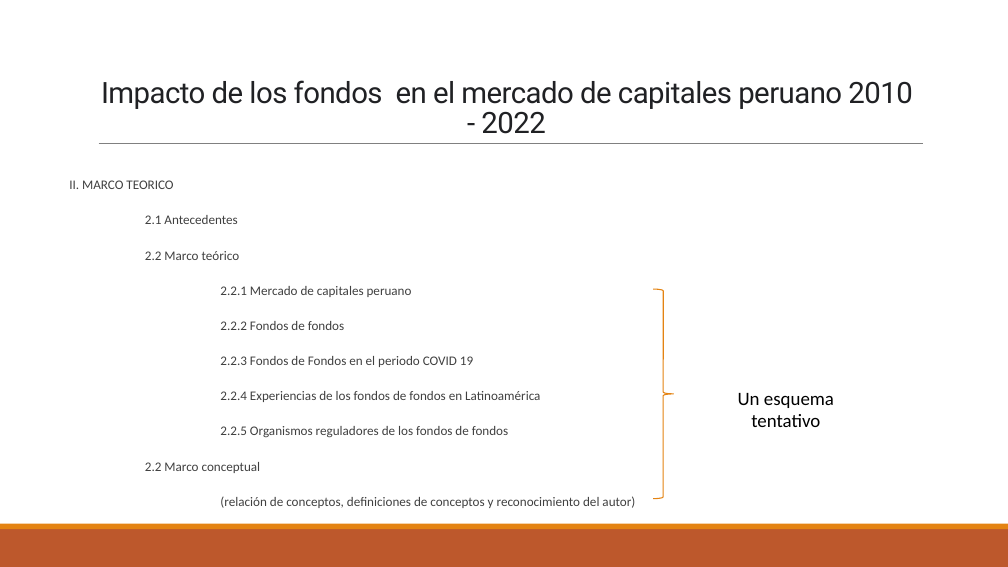
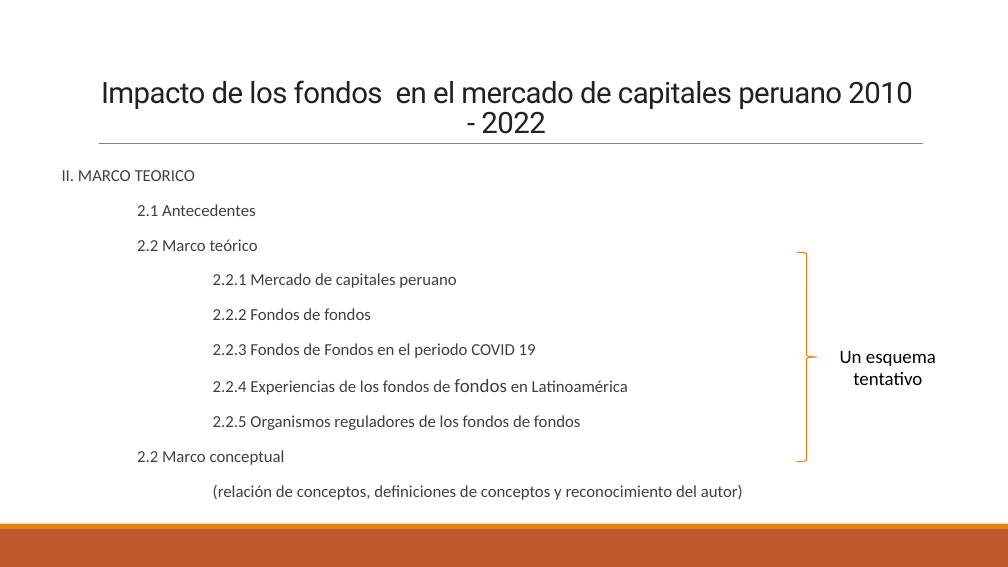
Before and after one commit to uvargascur-ship-it/Metodolog-a, a slide deck: slide 2 of Diapositivas/2026 0 Tema 4 Referencias bibliográficas.pptx. Drawn at 1008x567 pixels with LibreOffice and Linux fonts; fonts in the diff are those of the drawing. Boxes give left, top, right and bottom in pixels: in the first picture for what was removed or moved away, otherwise in the second. Text is boxed around its words. In the diff, an @@ line names an element or a change of style, - is before the commit and + after.

```diff
--- a/Diapositivas/2026 0 Tema 4 Referencias bibliográficas.pptx
+++ b/Diapositivas/2026 0 Tema 4 Referencias bibliográficas.pptx
@@ text "II. MARCO TEORICO": place and size @@
-text "II. MARCO TEORICO" at bbox=[69, 180, 635, 508]
+text "II. MARCO TEORICO" at bbox=[62, 170, 743, 500]
@@ text "II. MARCO TEORICO" at bbox=[62, 170, 743, 500]: size 12.5 to 16 pt; size 12.5 to 18 pt in "fondos"; line spacing 1.3 to 1; alignment left to justified @@
@@ right brace: place and size @@
-right brace at bbox=[653, 289, 674, 498]
+right brace at bbox=[796, 253, 817, 462]
@@ text "Un esquema tentativo": place and size @@
-text "Un esquema tentativo" at bbox=[738, 393, 834, 427]
+text "Un esquema tentativo" at bbox=[840, 351, 936, 385]
```
Also in this commit, not shown: 3 other slides changed, 2 other files.
